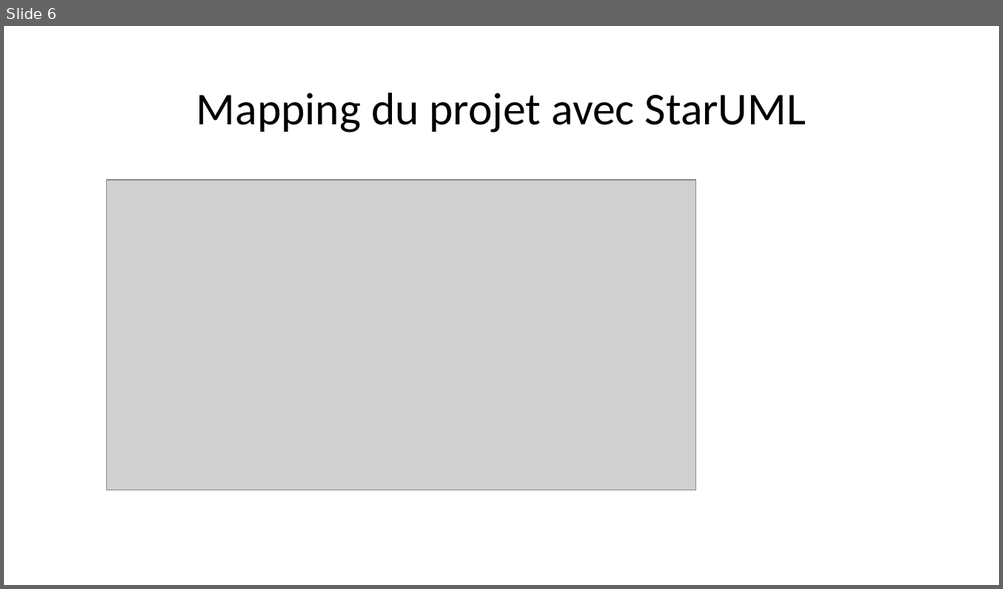
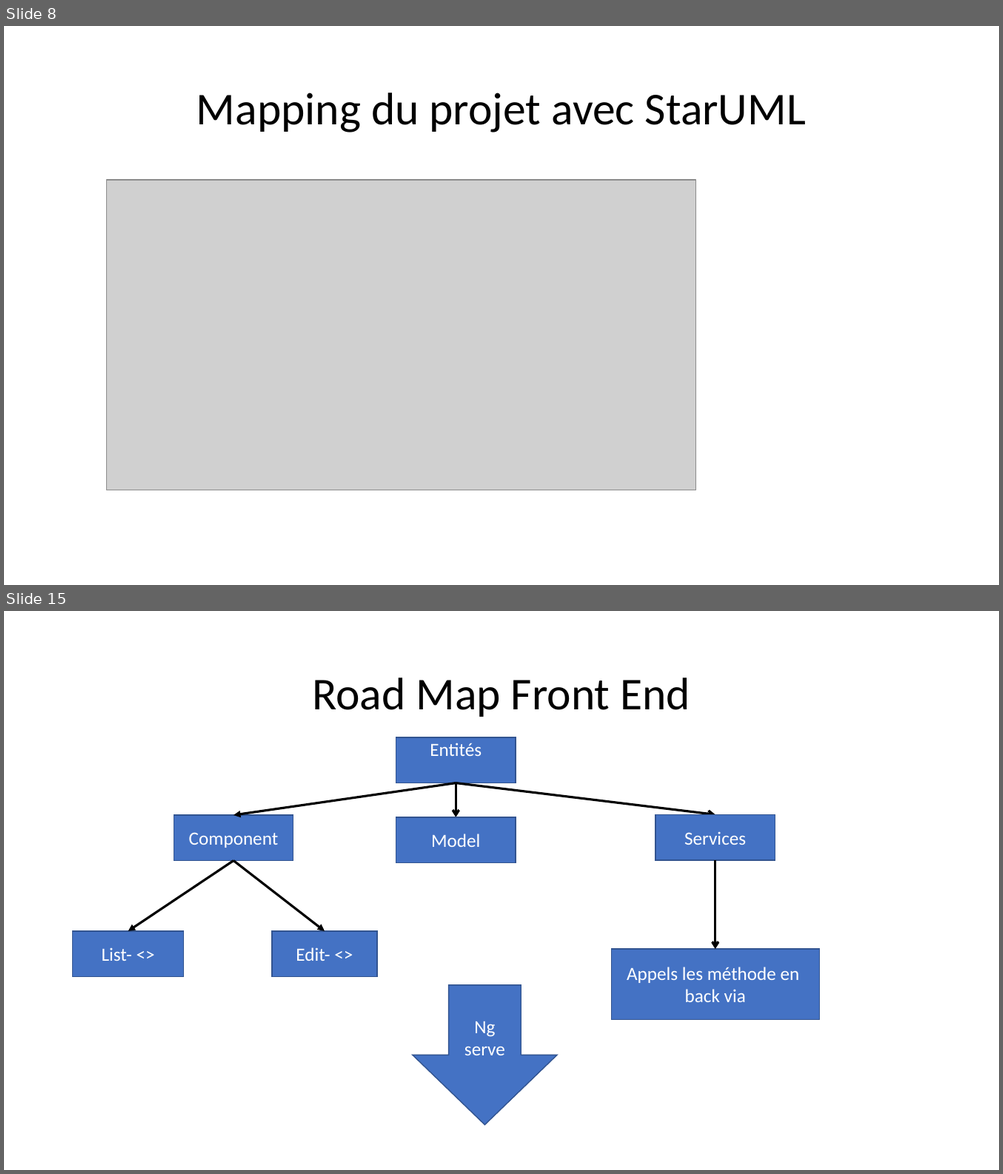
Before and after one commit to jeanneLeaute/projet_final, a slide deck: Projet Final.pptx. Shown one above the other, each under a label of ours: slide 6 before the commit, slides 8 and 15 after it; the slides between them are not shown. The pictures are 1003x589 and 1003x1174 pixels, drawn with LibreOffice and Linux fonts; fonts in the diff are those of the drawing; grey boxes stand for pictures. Boxes give left, top, right and bottom in pixels: in the first picture for what was removed or moved away, otherwise in the second. Text is boxed around its words. In the diff, an @@ line names an element or a change of style, - is before the commit and + after.

```diff
--- a/Projet Final.pptx
+++ b/Projet Final.pptx
@@ slide 15 added at [4,611,999,1170], background #FFFFFF @@
@@ title added at [312,678,690,717], 44 pt, text #000000 @@
+Road Map Front End
@@ rectangle added at [395,738,515,783], fill #4472C4, outline #325491 1 pt, 18 pt, text #FFFFFF @@
+Entités
@@ arrow added from (455, 783) to (234, 815), #000000 2.25 pt @@
@@ arrow added from (455, 783) to (455, 817), #000000 2.25 pt @@
@@ arrow added from (455, 783) to (715, 815), #000000 2.25 pt @@
@@ rectangle added at [173,815,293,861], fill #4472C4, outline #325491 1 pt, 18 pt, text #FFFFFF @@
+Component
@@ rectangle added at [395,817,515,863], fill #4472C4, outline #325491 1 pt, 18 pt, text #FFFFFF @@
+Model
@@ rectangle added at [655,815,775,860], fill #4472C4, outline #325491 1 pt, 18 pt, text #FFFFFF @@
+Services
@@ arrow added from (234, 861) to (128, 931), #000000 2.25 pt @@
@@ arrow added from (234, 861) to (325, 931), #000000 2.25 pt @@
@@ arrow added from (715, 860) to (715, 949), #000000 2.25 pt @@
@@ rectangle added at [73,931,184,977], fill #4472C4, outline #325491 1 pt, 18 pt, text #FFFFFF @@
+List- <>
@@ rectangle added at [272,931,377,977], fill #4472C4, outline #325491 1 pt, 18 pt, text #FFFFFF @@
+Edit- <>
@@ rectangle added at [612,949,819,1020], fill #4472C4, outline #325491 1 pt, 18 pt, text #FFFFFF @@
+Appels les méthode en back via
@@ down arrow added at [412,985,557,1125], fill #4472C4, outline #325491 1 pt, 18 pt, text #FFFFFF @@
+Ng serve
@@ what was slide 6 is now slide 8 @@
```
Also in this commit, not shown: 1 slide changed, 9 other slides added, 2 other files.
